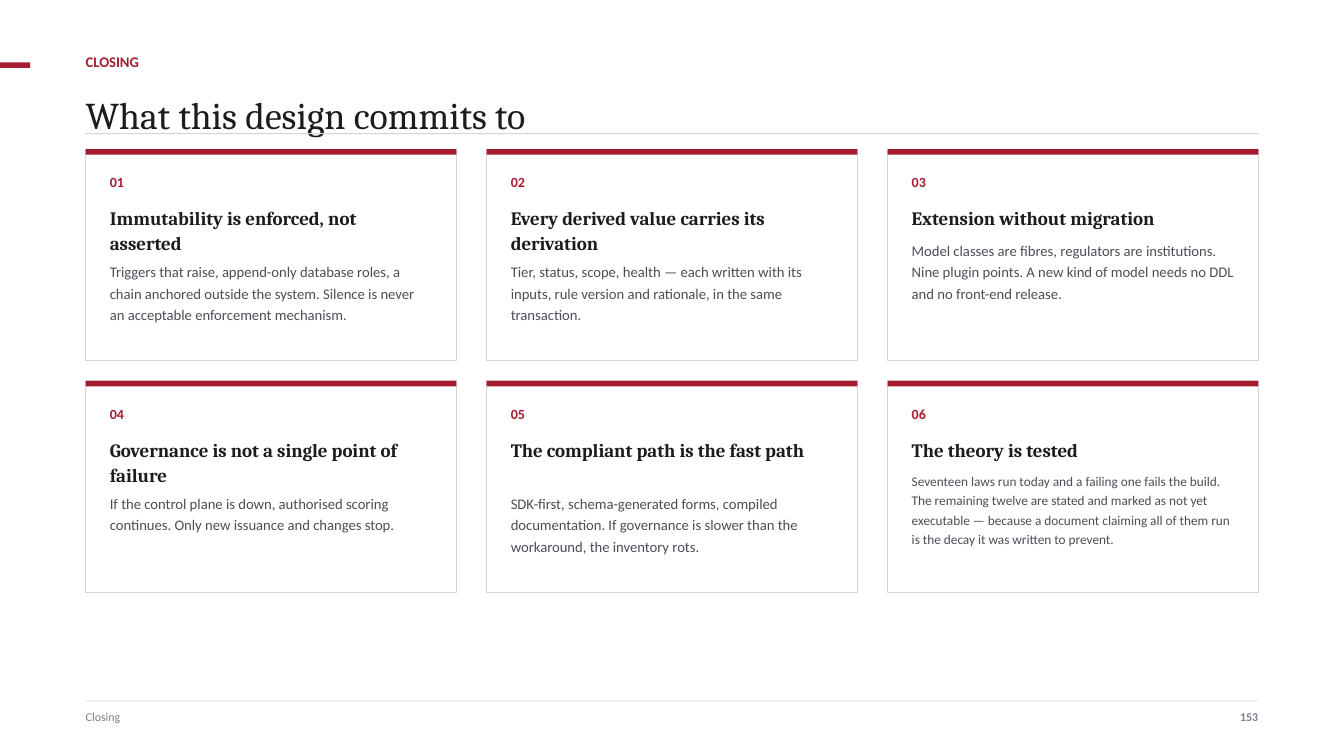
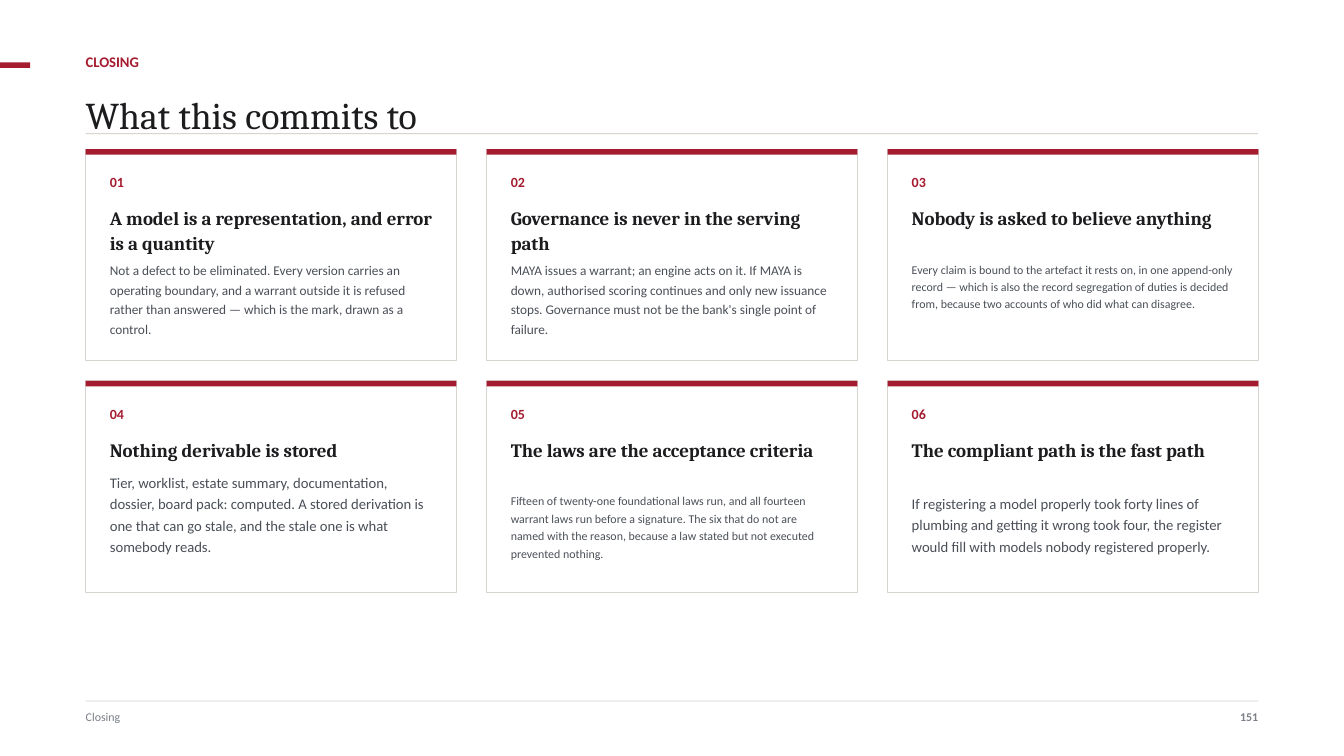
Before and after one commit to ajsinha/maya, a slide deck: slide 153 of docs/MAYA-Model-and-Feature-Management.pptx (slide 155 before the commit). Drawn at 1344x756 pixels with LibreOffice and Linux fonts; fonts in the diff are those of the drawing. Boxes give left, top, right and bottom in pixels: in the first picture for what was removed or moved away, otherwise in the second. Text is boxed around its words. In the diff, an @@ line names an element or a change of style, - is before the commit and + after.

```diff
--- a/docs/MAYA-Model-and-Feature-Management.pptx
+++ b/docs/MAYA-Model-and-Feature-Management.pptx
@@ text at [86, 102, 417, 134]: text changed @@
-What this design commits to
+What this commits to
@@ text at [110, 212, 432, 254]: text changed @@
-Immutability is enforced, not asserted
+A model is a representation, and error is a quantity
@@ text at [511, 212, 800, 254]: text changed @@
-Every derived value carries its derivation
+Governance is never in the serving path
@@ text at [912, 212, 1211, 229]: text changed @@
-Extension without migration
+Nobody is asked to believe anything
@@ text at [110, 265, 406, 334]: text changed; size 10.5 to 9.5 pt @@
-Triggers that raise, append-only database roles, a chain anchored outside the system. Silence is never an acceptable enforcement mechanism.
+Not a defect to be eliminated. Every version carries an operating boundary, and a warrant outside it is refused rather than answered — which is the mark, drawn as a control.
@@ text at [511, 266, 827, 334]: text changed; size 10.5 to 9.5 pt @@
-Tier, status, scope, health — each written with its inputs, rule version and rationale, in the same transaction.
+MAYA issues a warrant; an engine acts on it. If MAYA is down, authorised scoring continues and only new issuance stops. Governance must not be the bank's single point of failure.
@@ text at [912, 265, 1233, 310]: text changed; size 10.5 to 8.5 pt @@
-Model classes are fibres, regulators are institutions. Nine plugin points. A new kind of model needs no DDL and no front-end release.
+Every claim is bound to the artefact it rests on, in one append-only record — which is also the record segregation of duties is decided from, because two accounts of who did what can disagree.
@@ text at [110, 444, 338, 461]: text changed @@
-Governance is not a single point of failure
+Nothing derivable is stored
@@ text at [511, 444, 813, 461]: text changed @@
-The compliant path is the fast path
+The laws are the acceptance criteria
@@ text at [912, 443, 1205, 461]: text changed @@
-The theory is tested
+The compliant path is the fast path
@@ text at [110, 478, 424, 555]: text changed @@
-If the control plane is down, authorised scoring continues. Only new issuance and changes stop.
+Tier, worklist, estate summary, documentation, dossier, board pack: computed. A stored derivation is one that can go stale, and the stale one is what somebody reads.
@@ text at [511, 496, 814, 560]: text changed; size 10.5 to 8.5 pt @@
-SDK-first, schema-generated forms, compiled documentation. If governance is slower than the workaround, the inventory rots.
+Fifteen of twenty-one foundational laws run, and all fourteen warrant laws run before a signature. The six that do not are named with the reason, because a law stated but not executed prevented nothing.
@@ text at [912, 499, 1222, 555]: text changed; size 9.5 to 10.5 pt @@
-Seventeen laws run today and a failing one fails the build. The remaining twelve are stated and marked as not yet executable — because a document claiming all of them run is the decay it was written to prevent.
+If registering a model properly took forty lines of plumbing and getting it wrong took four, the register would fill with models nobody registered properly.
@@ text at [1240, 713, 1258, 721]: text changed @@
-153
+151
```
Also in this commit, not shown: 88 other slides changed, 2 slides added, 3 slides removed, 4 other files.
